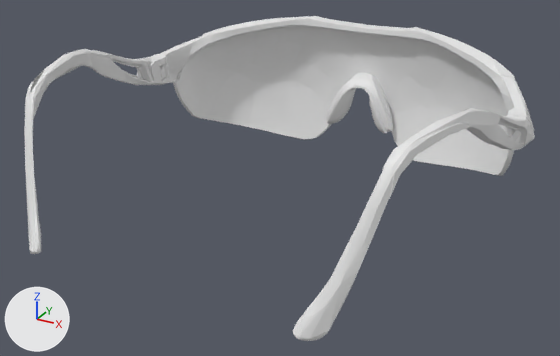
One commit to the FBX model spikes/Unity3D/Assets/Characters/LesCyclopes/Male.fbx: the scene before it, then after it.
One viewpoint serves both versions: a 50 mm camera at (0.156, -0.273, 1.811) aimed at (0.003, 0.007, 1.671). Every picture has the same lights, and +X, +Y and +Z are marked at lower left. The first picture is the older version. Vertices at exactly the same position are counted once.

The older version as bpy lines, for what is in view:
```python
me_output_unwrapped = bpy.data.meshes.new('output_unwrapped')
me_output_unwrapped.from_pydata(...)  # 2016 vertices, 4034 faces; spans x -0.102..0.102, y -0.084..0.112, z 1.651..1.723
me_output_unwrapped.materials.append(mat_bakedmaterial)  # white #e7e7e7
ob_pr_lescyclopes_male_lod0 = bpy.data.objects.new('PR_LesCyclopes_Male_LOD0', me_output_unwrapped)
ob_pr_lescyclopes_male_lod0.location = (0.0, 0.0, 0.0)
```
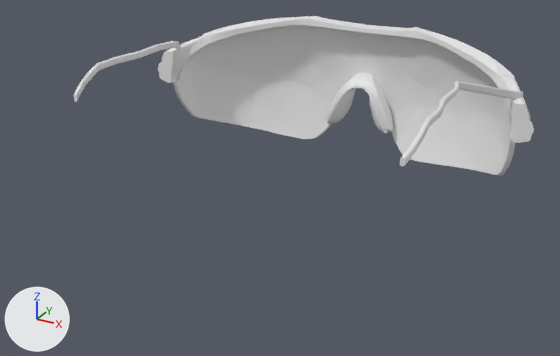
Pixel boxes (x1, y1, x2, y2) of what changed, in the pictures (560 x 356 px):
'PR_LesCyclopes_Male_LOD0', reshaped (10% narrower, 51% shorter)
    before: (24, 16, 535, 341)
    after: (73, 16, 534, 176)
part 1 of me_output_unwrapped, added
    after: (73, 41, 179, 102)
part 2 of me_output_unwrapped, added
    after: (400, 81, 523, 166)
part 3 of me_output_unwrapped, cut back
    before: (293, 96, 535, 341)
    after: (506, 97, 534, 143)
part 4 of me_output_unwrapped, cut back
    before: (24, 43, 192, 254)
    after: (158, 43, 192, 83)

The change, as a list of edits to the scene's bpy script:
```text
Change me_output_unwrapped:
    used by ob_pr_lescyclopes_male_lod0; location = (0.0, 0.0, 0.0)
    remove me_output_unwrapped.from_pydata(...)  # 2016 vertices, 4034 faces; spans x -0.102..0.102, y -0.084..0.112, z 1.651..1.723
    add me_output_unwrapped.from_pydata(...)  # 1566 vertices, 2762 faces; spans x -0.1..0.1, y -0.036..0.112, z 1.651..1.722
    me_output_unwrapped part 1: a new loose piece of 168 vertices spanning x -0.092..-0.07, y -0.036..0.063, z 1.706..1.719, in mat_bakedmaterial (white #e7e7e7)
    me_output_unwrapped part 2: a new loose piece of 168 vertices spanning x 0.07..0.093, y -0.036..0.062, z 1.705..1.719, in mat_bakedmaterial (white #e7e7e7)
    me_output_unwrapped part 3: 3 vertices moved from x 0.091..0.1, y 0.054..0.055, z 1.689..1.696 to x 0.092..0.1, y 0.056, z 1.688..1.693; 432 vertices removed from x 0.057..0.102, y -0.084..0.056, z 1.658..1.723; 33 vertices added at x 0.09..0.1, y 0.056, z 1.688..1.706
    me_output_unwrapped part 4: 2 vertices moved within x -0.098, y 0.059, z 1.689; 419 vertices removed from x -0.102..-0.057, y -0.084..0.056, z 1.658..1.723; 32 vertices added at x -0.1..-0.09, y 0.056, z 1.688..1.706
    other edits to the shape of me_output_unwrapped do not show in these pictures
```
